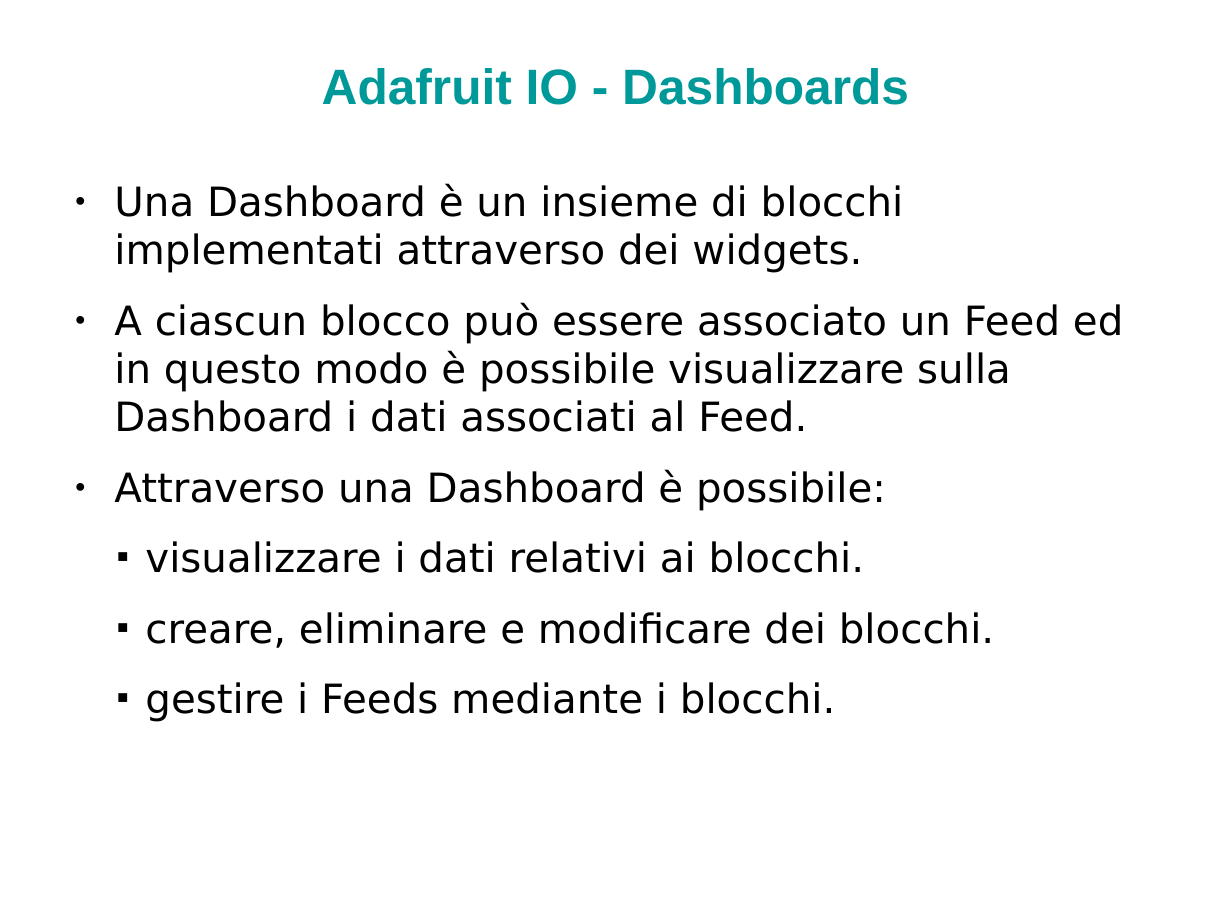
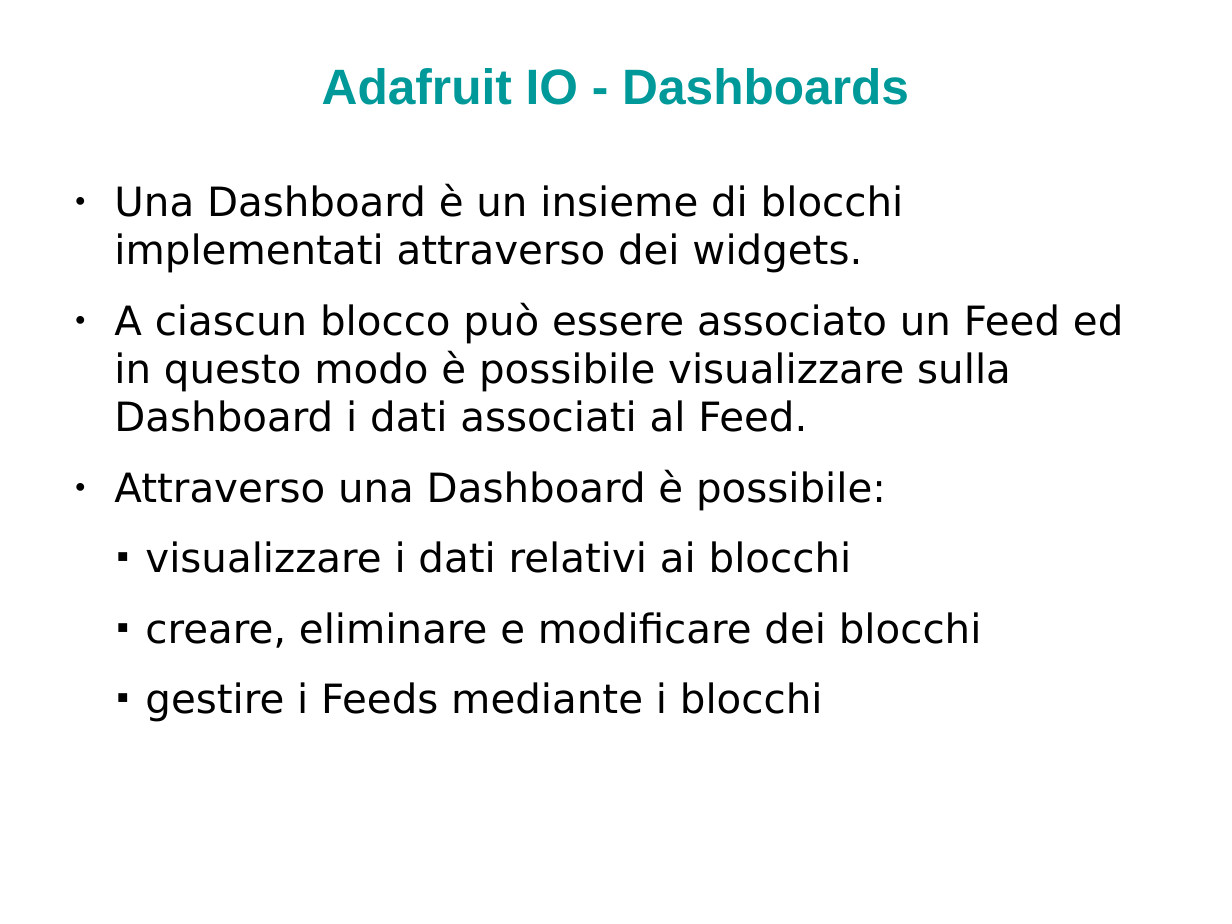
Before and after one commit to biagiom/QuakeSense, a slide deck: slide 10 of Presentazione_QuakeSense.odp (slide 9 before the commit). Drawn at 1232x924 pixels with LibreOffice and Linux fonts; fonts in the diff are those of the drawing. Boxes give left, top, right and bottom in pixels: in the first picture for what was removed or moved away, otherwise in the second. Text is boxed around its words. In the diff, an @@ line names an element or a change of style, - is before the commit and + after.

```diff
--- a/Presentazione_QuakeSense.odp
+++ b/Presentazione_QuakeSense.odp
@@ text at <box>145,541,982,722</box>: text changed @@
-■ visualizzare i dati relativi ai blocchi.
-■ creare, eliminare e modificare dei blocchi.
-■ gestire i Feeds mediante i blocchi.
+■ visualizzare i dati relativi ai blocchi
+■ creare, eliminare e modificare dei blocchi
+■ gestire i Feeds mediante i blocchi
```
Also in this commit, not shown: 12 other slides changed, 1 slide added, 1 other file.
